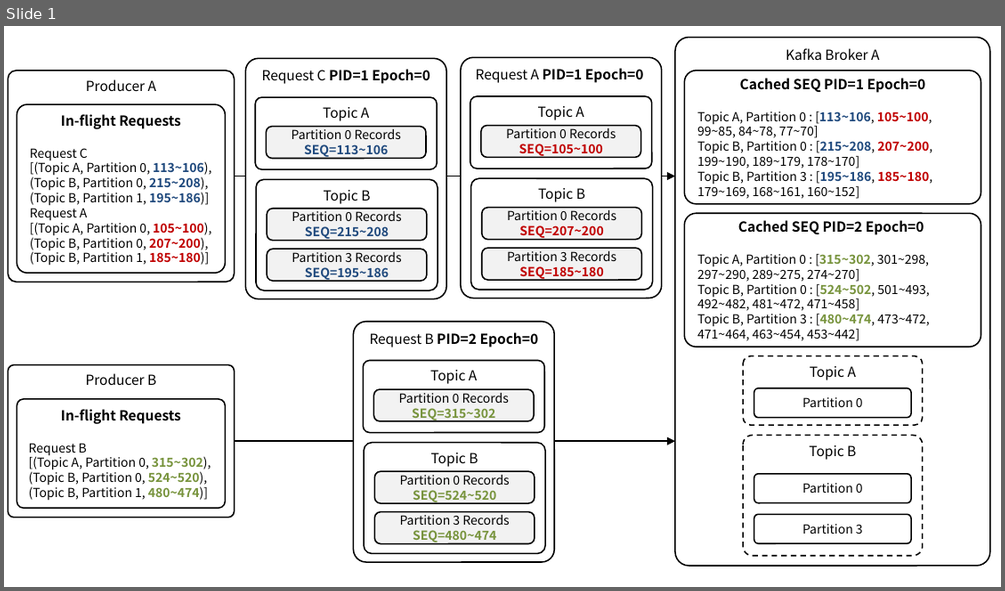
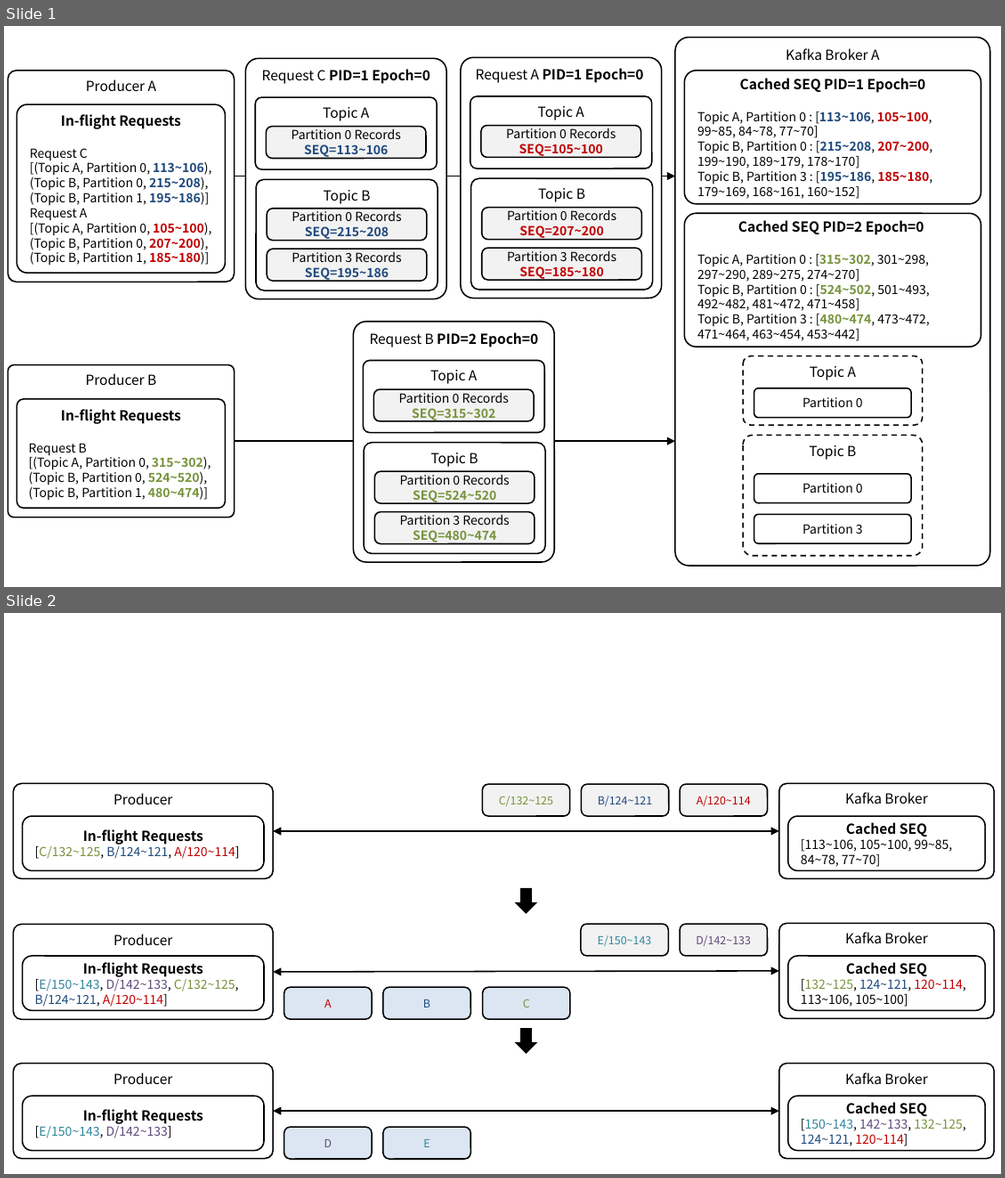
Before and after one commit to ssup2/blog-software, a slide deck: content/docs/theory-analysis/kafka-idempotence/images/images.pptx. Shown one above the other, each under a label of ours: slide 1 before the commit, slides 1 and 2 after it. The pictures are 1005x591 and 1005x1178 pixels, drawn with LibreOffice and Linux fonts; fonts in the diff are those of the drawing. Boxes give left, top, right and bottom in pixels: in the first picture for what was removed or moved away, otherwise in the second. Text is boxed around its words. In the diff, an @@ line names an element or a change of style, - is before the commit and + after.

```diff
--- a/content/docs/theory-analysis/kafka-idempotence/images/images.pptx
+++ b/content/docs/theory-analysis/kafka-idempotence/images/images.pptx
@@ slide 2 added at (4,613,1001,1174), background #FFFFFF @@
@@ rounded rectangle added at (13,784,273,879), fill #FFFFFF, outline #000000 1 pt, 10 pt, text #000000 @@
+Producer
@@ rounded rectangle added at (483,785,570,816), fill #F2F2F2, outline #000000 1 pt, 8 pt, text #77933C @@
+C/132~125
@@ rounded rectangle added at (581,785,669,816), fill #F2F2F2, outline #000000 1 pt, 8 pt, text #1F497D @@
+B/124~121
@@ rounded rectangle added at (680,785,768,816), fill #F2F2F2, outline #000000 1 pt, 8 pt, text #C00000 @@
+A/120~114
@@ rounded rectangle added at (778,784,994,879), fill #FFFFFF, outline #000000 1 pt, 10 pt, text #000000 @@
+Kafka Broker
@@ rounded rectangle added at (22,816,263,871), fill #FFFFFF, outline #000000 1 pt, 9 pt, text #000000 @@
+In-flight Requests
+[C/132~125, B/124~121, A/120~114]
@@ rounded rectangle added at (787,816,985,871), fill #FFFFFF, outline #000000 1 pt, 9 pt, text #000000 @@
+Cached SEQ
+[113~106, 105~100, 99~85, 84~78, 77~70]
@@ double arrow added from (273, 831) to (778, 831), #000000 1 pt @@
@@ down arrow added at (514,888,537,914), fill #000000 @@
@@ rounded rectangle added at (13,924,273,1020), fill #FFFFFF, outline #000000 1 pt, 10 pt, text #000000 @@
+Producer
@@ rounded rectangle added at (581,924,669,956), fill #F2F2F2, outline #000000 1 pt, 8 pt, text #31859C @@
+E/150~143
@@ rounded rectangle added at (680,924,768,956), fill #F2F2F2, outline #000000 1 pt, 8 pt, text #604A7B @@
+D/142~133
@@ rounded rectangle added at (778,923,994,1019), fill #FFFFFF, outline #000000 1 pt, 10 pt, text #000000 @@
+Kafka Broker
@@ rounded rectangle added at (22,956,263,1011), fill #FFFFFF, outline #000000 1 pt, 9 pt, text #000000 @@
+In-flight Requests
+[E/150~143, D/142~133, C/132~125,
+B/124~121, A/120~114]
@@ rounded rectangle added at (787,956,985,1011), fill #FFFFFF, outline #000000 1 pt, 9 pt, text #000000 @@
+Cached SEQ
+[132~125, 124~121, 120~114, 113~106, 105~100]
@@ double arrow added from (273, 972) to (778, 971), #000000 1 pt @@
@@ rounded rectangle added at (284,987,372,1019), fill #DCE6F2, outline #000000 1 pt, 8 pt, text #C00000 @@
+A
@@ rounded rectangle added at (383,987,470,1019), fill #DCE6F2, outline #000000 1 pt, 8 pt, text #1F497D @@
+B
@@ rounded rectangle added at (483,987,570,1019), fill #DCE6F2, outline #000000 1 pt, 8 pt, text #77933C @@
+C
@@ down arrow added at (514,1028,537,1054), fill #000000 @@
@@ rounded rectangle added at (13,1063,273,1159), fill #FFFFFF, outline #000000 1 pt, 10 pt, text #000000 @@
+Producer
@@ rounded rectangle added at (778,1063,994,1159), fill #FFFFFF, outline #000000 1 pt, 10 pt, text #000000 @@
+Kafka Broker
@@ rounded rectangle added at (22,1095,263,1151), fill #FFFFFF, outline #000000 1 pt, 9 pt, text #000000 @@
+In-flight Requests
+[E/150~143, D/142~133]
@@ double arrow added from (273, 1111) to (778, 1111), #000000 1 pt @@
@@ rounded rectangle added at (787,1095,985,1151), fill #FFFFFF, outline #000000 1 pt, 9 pt, text #000000 @@
+Cached SEQ
+[150~143, 142~133, 132~125, 124~121, 120~114]
@@ rounded rectangle added at (284,1127,372,1159), fill #DCE6F2, outline #000000 1 pt, 8 pt, text #604A7B @@
+D
@@ rounded rectangle added at (383,1127,470,1159), fill #DCE6F2, outline #000000 1 pt, 8 pt, text #31859C @@
+E
```
Also in this commit, not shown: 3 slides changed, 7 other slides added.
